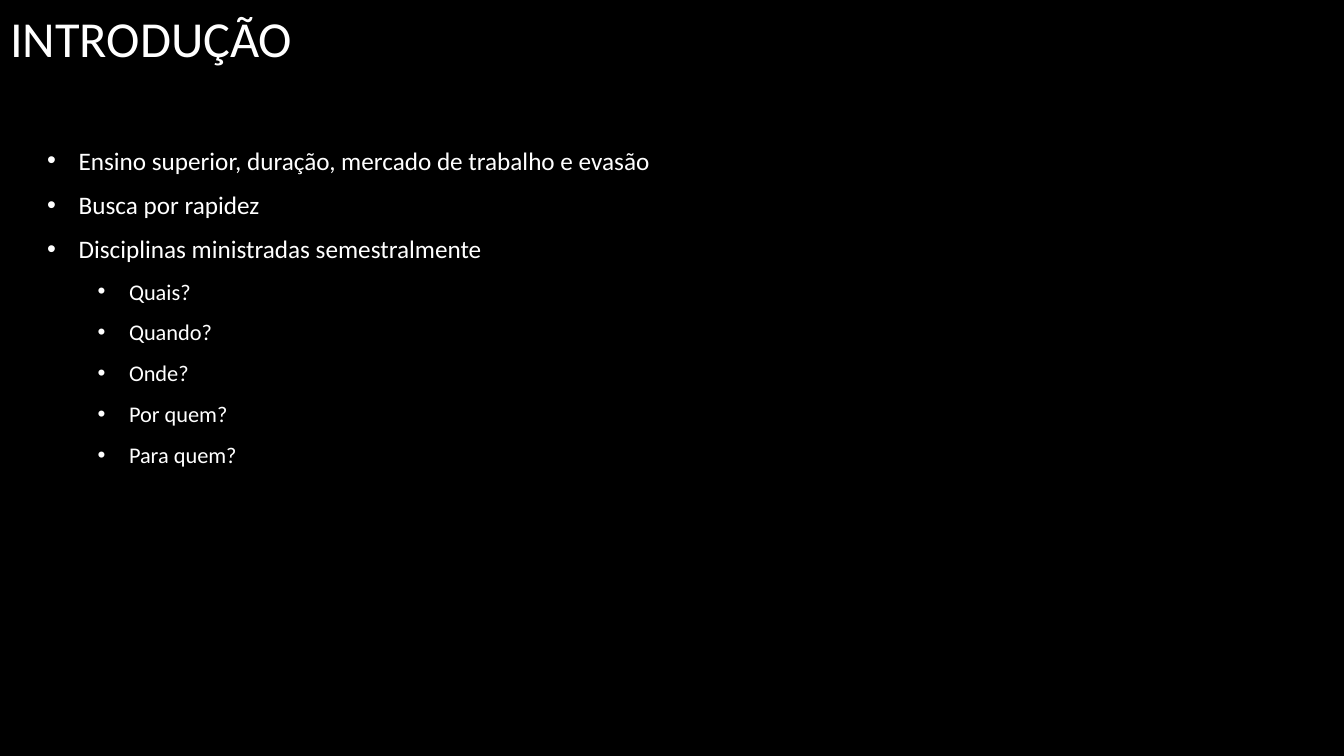
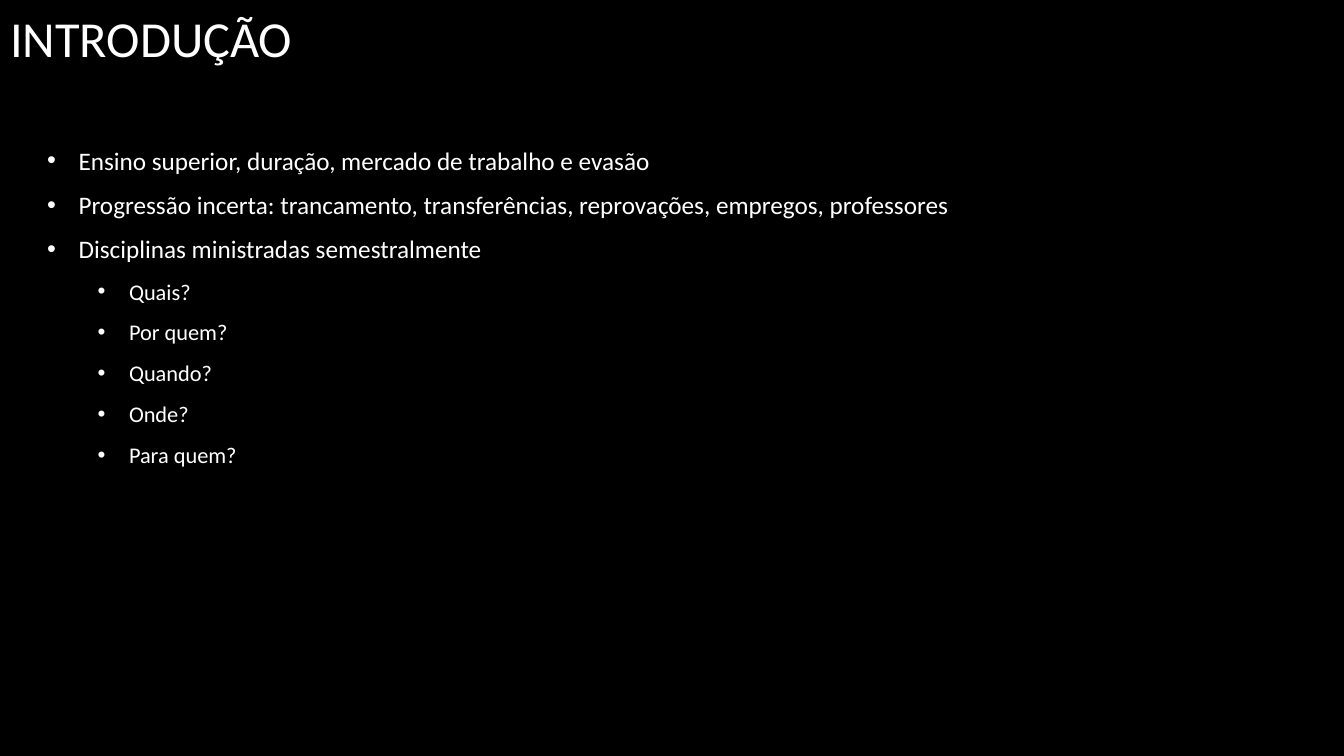
Before and after one commit to UENF-Organizacao-de-Disciplinas/INF01131-Monografia, a slide deck: slide 3 of Files/Apresentações/Apresentação Final.pptx (slide 4 before the commit). Drawn at 1344x756 pixels with LibreOffice and Linux fonts; fonts in the diff are those of the drawing; background and template pictures are left out. Boxes give left, top, right and bottom in pixels: in the first picture for what was removed or moved away, otherwise in the second. Text is boxed around its words. In the diff, an @@ line names an element or a change of style, - is before the commit and + after.

```diff
--- a/Files/Apresentações/Apresentação Final.pptx
+++ b/Files/Apresentações/Apresentação Final.pptx
@@ text at box(79, 196, 948, 219): text changed @@
-• Busca por rapidez
+• Progressão incerta: trancamento, transferências, reprovações, empregos, professores
@@ text at box(129, 324, 228, 344): paragraph added @@
+  • Por quem?
@@ text at box(129, 406, 228, 426): paragraph removed @@
-  • Por quem?
```
Also in this commit, not shown: 8 other slides changed, 6 slides added, 4 slides removed.
